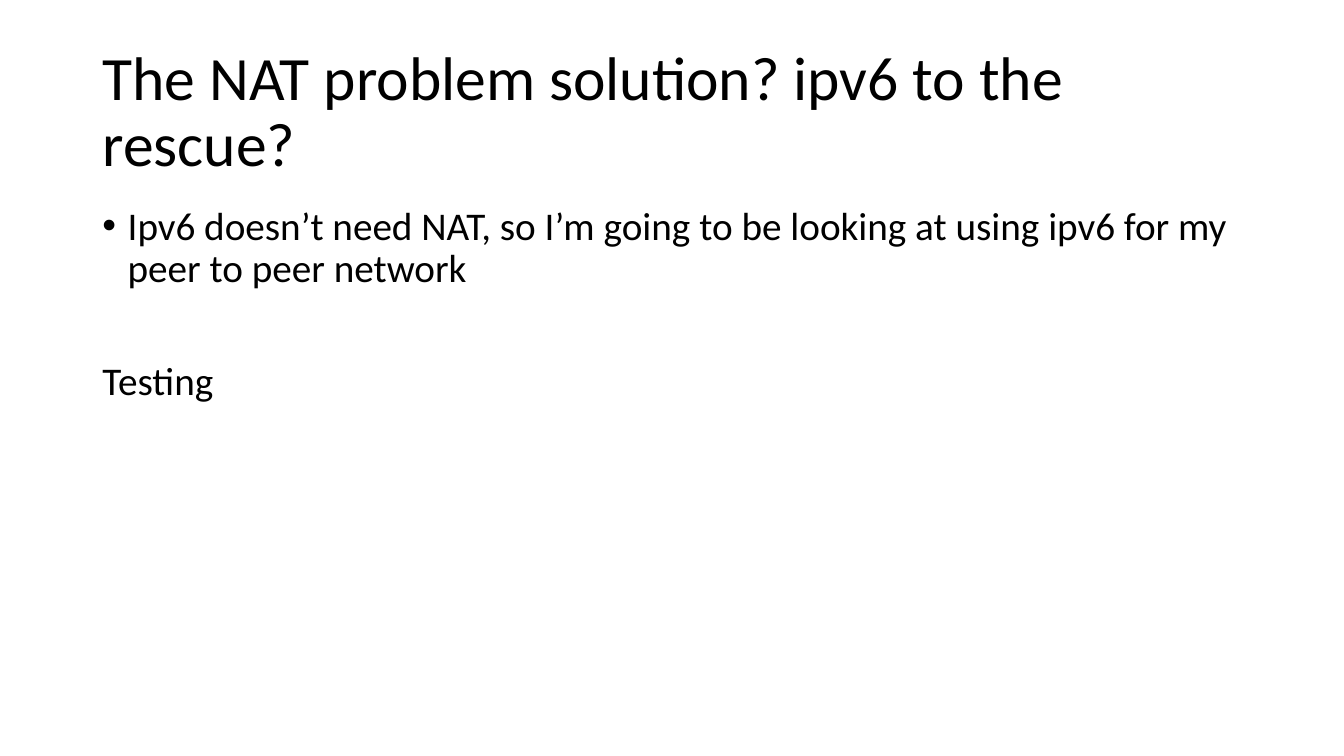
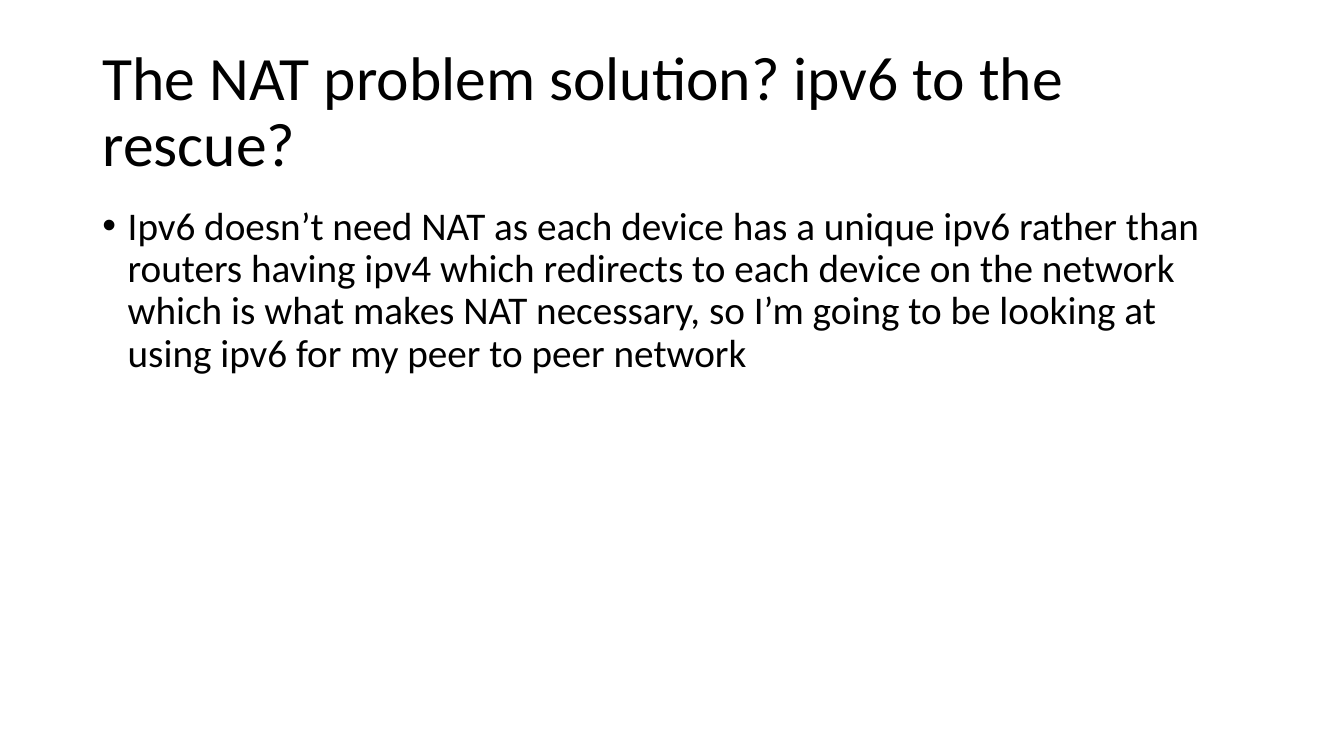
Before and after one commit to curtben1/actualCoursework, a slide deck: slide 12 of other/dev log.pptx. Drawn at 1344x756 pixels with LibreOffice and Linux fonts; fonts in the diff are those of the drawing. Boxes give left, top, right and bottom in pixels: in the first picture for what was removed or moved away, otherwise in the second. Text is boxed around its words. In the diff, an @@ line names an element or a change of style, - is before the commit and + after.

```diff
--- a/other/dev log.pptx
+++ b/other/dev log.pptx
@@ text at bbox=[128, 212, 1199, 374]: text changed @@
-• Ipv6 doesn’t need NAT, so I’m going to be looking at using ipv6 for my peer to peer network
-Testing
+• Ipv6 doesn’t need NAT as each device has a unique ipv6 rather than routers having ipv4 which redirects to each device on the network which is what makes NAT necessary, so I’m going to be looking at using ipv6 for my peer to peer network
```
Also in this commit, not shown: 5 other slides changed, 5 other files.
